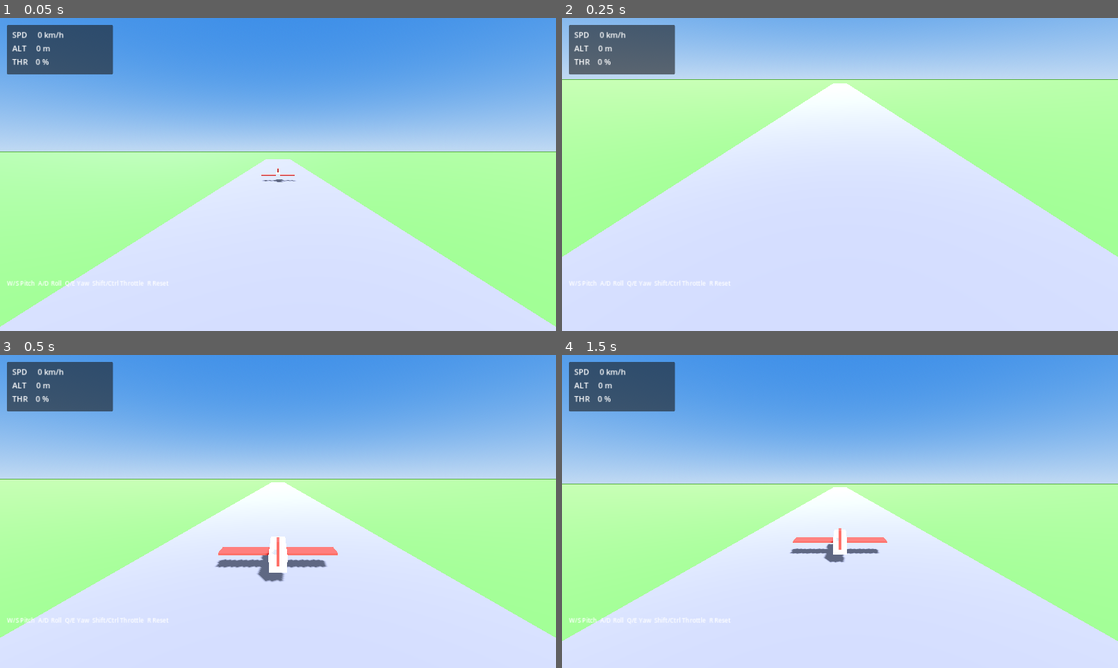
Above: before the commit, frames 1-4 (two rows, left to right).
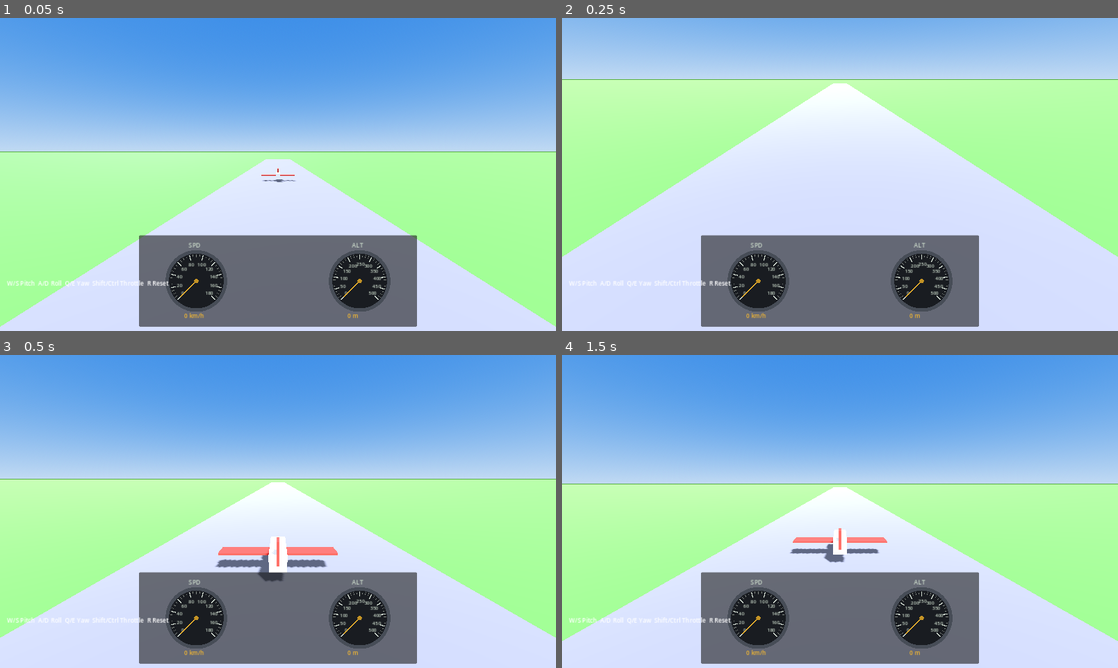
Above: after the commit, the same moments.

Repository: tarosiba/coffee-break
Game: Godot game, scene res://scenes/main.tscn
Same seed, same stepped clock (60 frames per second), same inputs: the game is played once before the commit and once after it.
Inputs:
- Up to frame 1 (0.05 s): no input
- Up to frame 2 (0.25 s): no input
- Up to frame 3 (0.5 s): no input
- Up to frame 4 (1.5 s): hold D (roll_right) 0.53-1.28 s; tap Enter at 1.25 s; hold S (pitch_down) from 1.28 s (still down)

The runs differ from the first frame. In frame 1, 18% of the frame differs, in the area x 1-75%, y 2-99%; in frame 2, 18%; in frame 3, 18%; in frame 4, 18%.
Error after the commit: Parse Error: Cannot infer the type of "y" variable because the value doesn't have a set type. (res://scripts/instruments/artificial_horizon.gd:53)

Commit message:
Add retro instrument panel with speed, altitude, and attitude indicator
Replace text HUD with analog gauges and an artificial horizon wired to
airplane pitch, roll, speed, and altitude via instruments_updated signal.

Co-authored-by: tarosiba <tarosiba@users.noreply.github.com>

Diff:
--- /dev/null
+++ b/godot-flight-prototype/scenes/instrument_panel.tscn
@@ -0,0 +1,68 @@
+[gd_scene load_steps=4 format=3 uid="uid://d3instpanel001"]
+
+[ext_resource type="Script" path="res://scripts/instrument_panel.gd" id="1_panel"]
+[ext_resource type="Script" path="res://scripts/instruments/analog_gauge.gd" id="2_gauge"]
+[ext_resource type="Script" path="res://scripts/instruments/artificial_horizon.gd" id="3_horizon"]
+
+[node name="InstrumentPanel" type="Control"]
+layout_mode = 3
+anchors_preset = 12
+anchor_top = 1.0
+anchor_right = 1.0
+anchor_bottom = 1.0
+offset_top = -230.0
+grow_horizontal = 2
+grow_vertical = 0
+script = ExtResource("1_panel")
+
+[node name="Panel" type="PanelContainer" parent="."]
+layout_mode = 1
+anchors_preset = 8
+anchor_left = 0.5
+anchor_top = 0.5
+anchor_right = 0.5
+anchor_bottom = 0.5
+offset_left = -320.0
+offset_top = -100.0
+offset_right = 320.0
+offset_bottom = 100.0
+grow_horizontal = 2
+grow_vertical = 2
+
+[node name="Margin" type="MarginContainer" parent="Panel"]
+layout_mode = 2
+theme_override_constants/margin_left = 12
+theme_override_constants/margin_top = 10
+theme_override_constants/margin_right = 12
+theme_override_constants/margin_bottom = 10
+
+[node name="HBox" type="HBoxContainer" parent="Panel/Margin"]
+layout_mode = 2
+theme_override_constants/separation = 18
+alignment = 1
+
+[node name="SpeedGauge" type="Control" parent="Panel/Margin/HBox"]
+custom_minimum_size = Vector2(150, 150)
+layout_mode = 2
+script = ExtResource("2_gauge")
+gauge_label = "SPD"
+unit_label = "km/h"
+min_value = 0.0
+max_value = 180.0
+major_step = 20.0
+
+[node name="Horizon" type="Control" parent="Panel/Margin/HBox"]
+clip_contents = true
+custom_minimum_size = Vector2(190, 190)
+layout_mode = 2
+script = ExtResource("3_horizon")
+
+[node name="AltitudeGauge" type="Control" parent="Panel/Margin/HBox"]
+custom_minimum_size = Vector2(150, 150)
+layout_mode = 2
+script = ExtResource("2_gauge")
+gauge_label = "ALT"
+unit_label = "m"
+min_value = 0.0
+max_value = 500.0
+major_step = 50.0
--- a/godot-flight-prototype/scenes/main.tscn
+++ b/godot-flight-prototype/scenes/main.tscn
@@ -1,8 +1,9 @@
-[gd_scene load_steps=18 format=3 uid="uid://c8flightproto001"]
+[gd_scene load_steps=19 format=3 uid="uid://c8flightproto001"]
 
 [ext_resource type="Script" path="res://scripts/airplane.gd" id="1_airplane"]
 [ext_resource type="Script" path="res://scripts/camera_follow.gd" id="2_camera"]
 [ext_resource type="Script" path="res://scripts/hud.gd" id="3_hud"]
+[ext_resource type="PackedScene" uid="uid://d3instpanel001" path="res://scenes/instrument_panel.tscn" id="4_instruments"]
 
 [sub_resource type="ProceduralSkyMaterial" id="ProceduralSkyMaterial_sky"]
 sky_top_color = Color(0.18, 0.42, 0.82, 1)
@@ -113,32 +114,7 @@
 [node name="HUD" type="CanvasLayer" parent="."]
 script = ExtResource("3_hud")
 
-[node name="Panel" type="PanelContainer" parent="HUD"]
-offset_left = 16.0
-offset_top = 16.0
-offset_right = 260.0
-offset_bottom = 130.0
-
-[node name="Margin" type="MarginContainer" parent="HUD/Panel"]
-theme_override_constants/margin_left = 12
-theme_override_constants/margin_top = 10
-theme_override_constants/margin_right = 12
-theme_override_constants/margin_bottom = 10
-
-[node name="VBox" type="VBoxContainer" parent="HUD/Panel/Margin"]
-theme_override_constants/separation = 4
-
-[node name="Speed" type="Label" parent="HUD/Panel/Margin/VBox"]
-theme_override_font_sizes/font_size = 18
-text = "SPD     0 km/h"
-
-[node name="Altitude" type="Label" parent="HUD/Panel/Margin/VBox"]
-theme_override_font_sizes/font_size = 18
-text = "ALT     0 m"
-
-[node name="Throttle" type="Label" parent="HUD/Panel/Margin/VBox"]
-theme_override_font_sizes/font_size = 18
-text = "THR     0 %"
+[node name="InstrumentPanel" parent="HUD" instance=ExtResource("4_instruments")]
 
 [node name="HelpLabel" type="Label" parent="HUD"]
 anchors_preset = 2
--- a/godot-flight-prototype/scripts/airplane.gd
+++ b/godot-flight-prototype/scripts/airplane.gd
@@ -2,7 +2,13 @@
 ## Arcade-style airplane controller for the minimal flight prototype.
 ## FS4 feel: easy to fly, not a full physics sim.
 
-signal stats_changed(speed_kmh: float, altitude_m: float, throttle_pct: float)
+signal instruments_updated(
+	speed_kmh: float,
+	altitude_m: float,
+	throttle_pct: float,
+	pitch_deg: float,
+	roll_deg: float,
+)
 
 @export var min_speed: float = 25.0
 @export var max_speed: float = 90.0
@@ -22,7 +28,7 @@
 
 func _ready() -> void:
 	speed = 0.0
-	_emit_stats()
+	_emit_instruments()
 
 
 func _physics_process(delta: float) -> void:
@@ -30,7 +36,7 @@
 	_handle_throttle(delta)
 	_handle_rotation(delta)
 	_move(delta)
-	_emit_stats()
+	_emit_instruments()
 
 
 func _handle_reset() -> void:
@@ -87,7 +93,13 @@
 			rotation.x = lerpf(rotation.x, 0.0, 4.0 * delta)
 
 
-func _emit_stats() -> void:
+func _emit_instruments() -> void:
 	var altitude := maxf(global_position.y - ground_height, 0.0)
 	var throttle_pct := inverse_lerp(0.0, max_speed, speed) * 100.0
-	stats_changed.emit(speed * 3.6, altitude, throttle_pct)
+	instruments_updated.emit(
+		speed * 3.6,
+		altitude,
+		throttle_pct,
+		rad_to_deg(rotation.x),
+		rad_to_deg(-rotation.z),
+	)
--- a/godot-flight-prototype/scripts/hud.gd
+++ b/godot-flight-prototype/scripts/hud.gd
@@ -1,18 +1,7 @@
 extends CanvasLayer
 
-@onready var _speed_label: Label = $Panel/Margin/VBox/Speed
-@onready var _altitude_label: Label = $Panel/Margin/VBox/Altitude
-@onready var _throttle_label: Label = $Panel/Margin/VBox/Throttle
 @onready var _help_label: Label = $HelpLabel
 
 
 func _ready() -> void:
-	var airplane := get_tree().get_first_node_in_group("airplane")
-	if airplane and airplane.has_signal("stats_changed"):
-		airplane.stats_changed.connect(_on_stats_changed)
-
-
-func _on_stats_changed(speed_kmh: float, altitude_m: float, throttle_pct: float) -> void:
-	_speed_label.text = "SPD  %4.0f km/h" % speed_kmh
-	_altitude_label.text = "ALT  %4.0f m" % altitude_m
-	_throttle_label.text = "THR  %3.0f %%" % throttle_pct
+	pass
--- /dev/null
+++ b/godot-flight-prototype/scripts/instrument_panel.gd
@@ -0,0 +1,24 @@
+extends Control
+## Bottom instrument panel: speed, attitude, altitude.
+
+@onready var _speed_gauge: AnalogGauge = $Panel/Margin/HBox/SpeedGauge
+@onready var _altitude_gauge: AnalogGauge = $Panel/Margin/HBox/AltitudeGauge
+@onready var _horizon: ArtificialHorizon = $Panel/Margin/HBox/Horizon
+
+
+func _ready() -> void:
+	var airplane := get_tree().get_first_node_in_group("airplane")
+	if airplane and airplane.has_signal("instruments_updated"):
+		airplane.instruments_updated.connect(_on_instruments_updated)
+
+
+func _on_instruments_updated(
+	speed_kmh: float,
+	altitude_m: float,
+	_throttle_pct: float,
+	pitch_deg: float,
+	roll_deg: float,
+) -> void:
+	_speed_gauge.set_value(speed_kmh)
+	_altitude_gauge.set_value(altitude_m)
+	_horizon.set_attitude(pitch_deg, roll_deg)
--- /dev/null
+++ b/godot-flight-prototype/scripts/instruments/analog_gauge.gd
@@ -0,0 +1,110 @@
+extends Control
+class_name AnalogGauge
+## Retro-style analog gauge drawn with _draw().
+
+@export var gauge_label: String = "SPD"
+@export var unit_label: String = "km/h"
+@export var min_value: float = 0.0
+@export var max_value: float = 200.0
+@export var start_angle_deg: float = 135.0
+@export var end_angle_deg: float = 405.0
+@export var major_step: float = 20.0
+@export var minor_ticks: int = 4
+
+var value: float = 0.0
+
+const _FACE := Color(0.1, 0.11, 0.13, 1.0)
+const _BEZEL := Color(0.28, 0.3, 0.34, 1.0)
+const _TICK := Color(0.82, 0.86, 0.82, 1.0)
+const _NEEDLE := Color(0.96, 0.72, 0.18, 1.0)
+const _TEXT := Color(0.78, 0.84, 0.78, 1.0)
+
+
+func set_value(new_value: float) -> void:
+	value = clampf(new_value, min_value, max_value)
+	queue_redraw()
+
+
+func _ready() -> void:
+	queue_redraw()
+
+
+func _draw() -> void:
+	var center := size * 0.5
+	var radius := minf(size.x, size.y) * 0.42
+
+	draw_circle(center, radius + 8.0, _BEZEL)
+	draw_circle(center, radius, _FACE)
+
+	_draw_ticks(center, radius)
+	_draw_needle(center, radius * 0.82)
+	_draw_labels(center, radius)
+
+
+func _draw_ticks(center: Vector2, radius: float) -> void:
+	var major_count := int((max_value - min_value) / major_step)
+	for i in range(major_count + 1):
+		var t := float(i) / float(major_count)
+		var tick_value := lerpf(min_value, max_value, t)
+		var angle := deg_to_rad(_value_to_angle(tick_value))
+		var dir := Vector2(cos(angle), sin(angle))
+		draw_line(center + dir * (radius - 14.0), center + dir * (radius - 2.0), _TICK, 2.0)
+
+		if i < major_count:
+			for j in range(1, minor_ticks):
+				var minor_t := t + (float(j) / float(minor_ticks)) / float(major_count)
+				if minor_t > 1.0:
+					continue
+				var minor_angle := deg_to_rad(lerpf(start_angle_deg, end_angle_deg, minor_t))
+				var minor_dir := Vector2(cos(minor_angle), sin(minor_angle))
+				draw_line(
+					center + minor_dir * (radius - 8.0),
+					center + minor_dir * (radius - 2.0),
+					_TICK.darkened(0.35),
+					1.0,
+				)
+
+		var label_pos := center + dir * (radius - 24.0)
+		var label := str(int(round(tick_value)))
+		draw_string(
+			ThemeDB.fallback_font,
+			label_pos - Vector2(8, -4),
+			label,
+			HORIZONTAL_ALIGNMENT_LEFT,
+			-1,
+			11,
+			_TEXT,
+		)
+
+
+func _draw_needle(center: Vector2, length: float) -> void:
+	var angle := deg_to_rad(_value_to_angle(value))
+	var tip := center + Vector2(cos(angle), sin(angle)) * length
+	draw_line(center, tip, _NEEDLE, 3.0)
+	draw_circle(center, 5.0, _NEEDLE.darkened(0.2))
+
+
+func _draw_labels(center: Vector2, radius: float) -> void:
+	draw_string(
+		ThemeDB.fallback_font,
+		Vector2(center.x - 18.0, 18.0),
+		gauge_label,
+		HORIZONTAL_ALIGNMENT_LEFT,
+		-1,
+		14,
+		_TEXT,
+	)
+	draw_string(
+		ThemeDB.fallback_font,
+		Vector2(center.x - 28.0, size.y - 10.0),
+		"%d %s" % [int(round(value)), unit_label],
+		HORIZONTAL_ALIGNMENT_LEFT,
+		-1,
+		13,
+		_NEEDLE,
+	)
+
+
+func _value_to_angle(v: float) -> float:
+	var t := inverse_lerp(min_value, max_value, v)
+	return lerpf(start_angle_deg, end_angle_deg, t)
--- /dev/null
+++ b/godot-flight-prototype/scripts/instruments/artificial_horizon.gd
@@ -0,0 +1,85 @@
+extends Control
+class_name ArtificialHorizon
+## Attitude indicator: pitch + roll with a fixed aircraft symbol.
+
+var pitch_deg: float = 0.0
+var roll_deg: float = 0.0
+
+const _BEZEL := Color(0.28, 0.3, 0.34, 1.0)
+const _FACE := Color(0.08, 0.09, 0.11, 1.0)
+const _SKY := Color(0.28, 0.48, 0.82, 1.0)
+const _GROUND := Color(0.42, 0.3, 0.16, 1.0)
+const _HORIZON := Color(0.92, 0.94, 0.96, 1.0)
+const _LADDER := Color(0.92, 0.94, 0.96, 0.85)
+const _WINGS := Color(0.98, 0.78, 0.16, 1.0)
+const _TITLE := Color(0.78, 0.84, 0.78, 1.0)
+
+
+func set_attitude(new_pitch_deg: float, new_roll_deg: float) -> void:
+	pitch_deg = clampf(new_pitch_deg, -55.0, 55.0)
+	roll_deg = clampf(new_roll_deg, -70.0, 70.0)
+	queue_redraw()
+
+
+func _ready() -> void:
+	queue_redraw()
+
+
+func _draw() -> void:
+	var center := size * 0.5
+	var radius := minf(size.x, size.y) * 0.42
+
+	draw_circle(center, radius + 8.0, _BEZEL)
+	draw_circle(center, radius, _FACE)
+
+	_draw_horizon_ball(center, radius)
+	_draw_aircraft_symbol(center)
+	_draw_title()
+
+
+func _draw_horizon_ball(center: Vector2, radius: float) -> void:
+	var pitch_offset := pitch_deg * 1.6
+	var roll_rad := deg_to_rad(roll_deg)
+
+	draw_set_transform(center, roll_rad, Vector2.ONE)
+
+	var span := radius * 2.4
+	var top := -span + pitch_offset
+	draw_rect(Rect2(-span, top, span * 2.0, span), _SKY)
+	draw_rect(Rect2(-span, pitch_offset, span * 2.0, span), _GROUND)
+	draw_line(Vector2(-span, pitch_offset), Vector2(span, pitch_offset), _HORIZON, 2.0)
+
+	for mark in [-20, -10, 10, 20]:
+		var y := pitch_offset - mark * 1.6
+		var half_width := 18.0 if abs(mark) == 10 else 28.0
+		draw_line(Vector2(-half_width, y), Vector2(half_width, y), _LADDER, 1.0)
+		draw_string(
+			ThemeDB.fallback_font,
+			Vector2(half_width + 4.0, y + 4.0),
+			str(abs(mark)),
+			HORIZONTAL_ALIGNMENT_LEFT,
+			-1,
+			10,
+			_LADDER,
+		)
+
+	draw_set_transform(Vector2.ZERO, 0.0, Vector2.ONE)
+	draw_arc(center, radius - 1.0, 0.0, TAU, 72, _BEZEL, 10.0, true)
+
+
+func _draw_aircraft_symbol(center: Vector2) -> void:
+	draw_line(center + Vector2(-34.0, 0.0), center + Vector2(34.0, 0.0), _WINGS, 4.0)
+	draw_line(center + Vector2(0.0, -8.0), center + Vector2(0.0, 8.0), _WINGS, 3.0)
+	draw_circle(center, 4.0, _WINGS)
+
+
+func _draw_title() -> void:
+	draw_string(
+		ThemeDB.fallback_font,
+		Vector2(12.0, 18.0),
+		"ATT",
+		HORIZONTAL_ALIGNMENT_LEFT,
+		-1,
+		14,
+		_TITLE,
+	)
Not shown, changed: godot-flight-prototype/README.md
